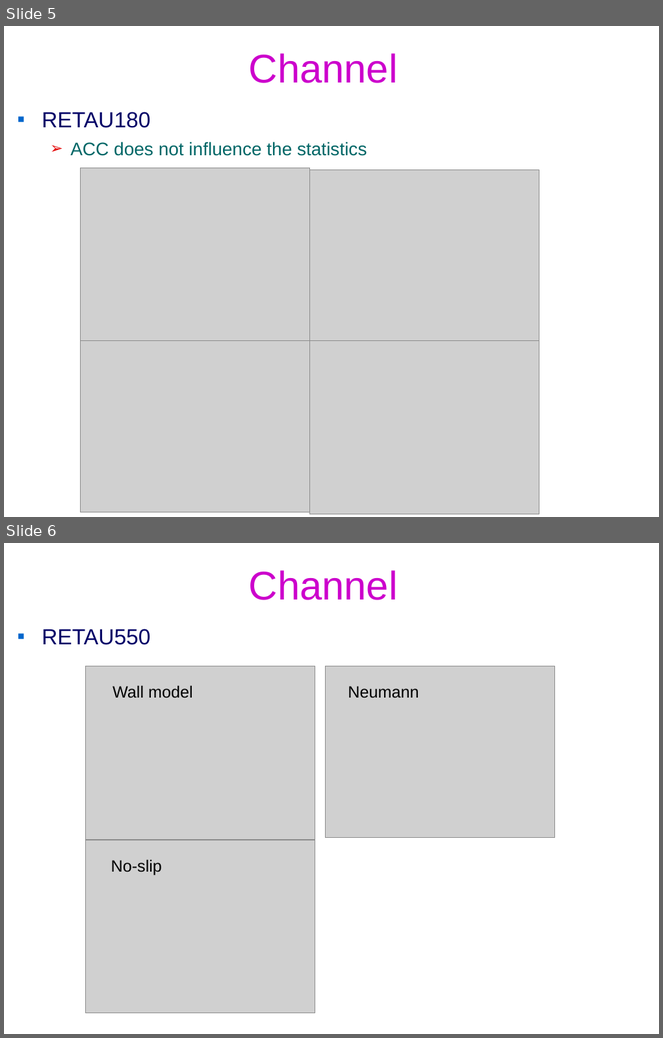
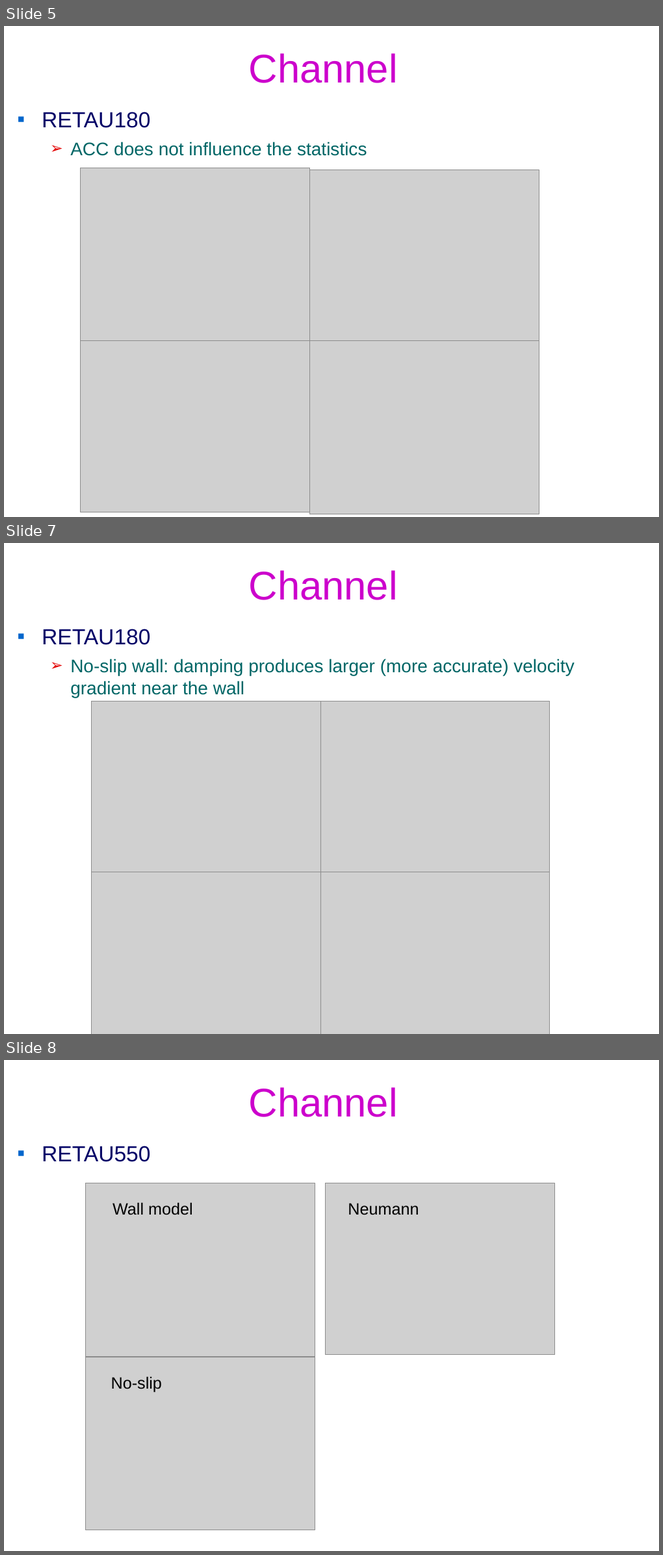
Before and after one commit to federicoVerolini/CaLES, a slide deck: docs/vv.pptx. Shown one above the other, each under a label of ours: slides 5 and 6 before the commit, slides 5, 7 and 8 after it; the slides between them are not shown. The pictures are 663x1038 and 663x1555 pixels, drawn with LibreOffice and Linux fonts; fonts in the diff are those of the drawing; grey boxes stand for pictures; background and template pictures are left out. Boxes give left, top, right and bottom in pixels: in the first picture for what was removed or moved away, otherwise in the second. Text is boxed around its words. In the diff, an @@ line names an element or a change of style, - is before the commit and + after.

```diff
--- a/docs/vv.pptx
+++ b/docs/vv.pptx
@@ slide 7 added at box(4, 543, 659, 1034), background #FFFFFF @@
@@ title added at box(249, 570, 398, 600), 44 pt, text #CC00CC @@
+Channel
@@ text added at box(42, 629, 574, 698), 20 pt, text #006666 @@
+▪ RETAU180
+  ➢ No-slip wall: damping produces larger (more accurate) velocity gradient near the wall
@@ picture added at box(91, 702, 321, 873) @@
@@ picture added at box(321, 702, 550, 873) @@
@@ picture added at box(91, 873, 321, 1034) @@
@@ picture added at box(321, 873, 550, 1034) @@
@@ what was slide 6 is now slide 8 @@
```
Also in this commit, not shown: 9 slides changed, 4 other slides added, 4 slides removed, 4 other files.
